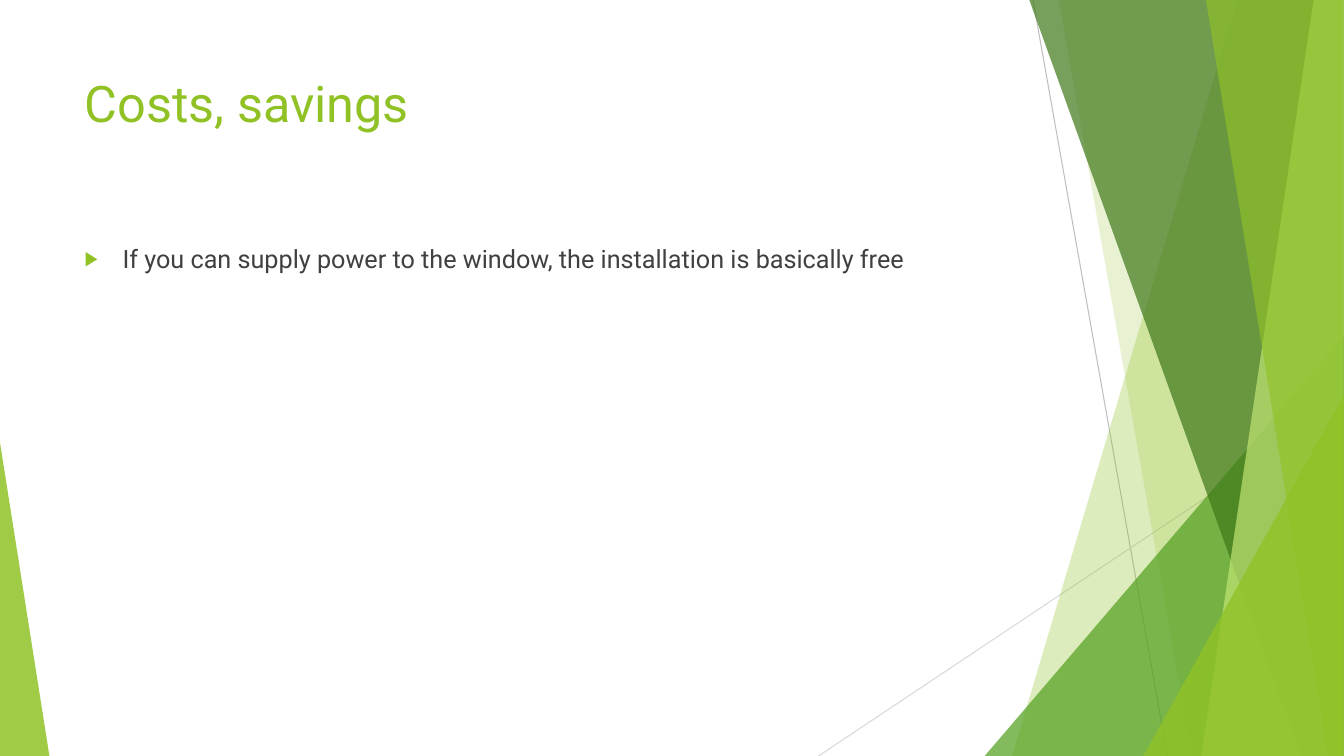
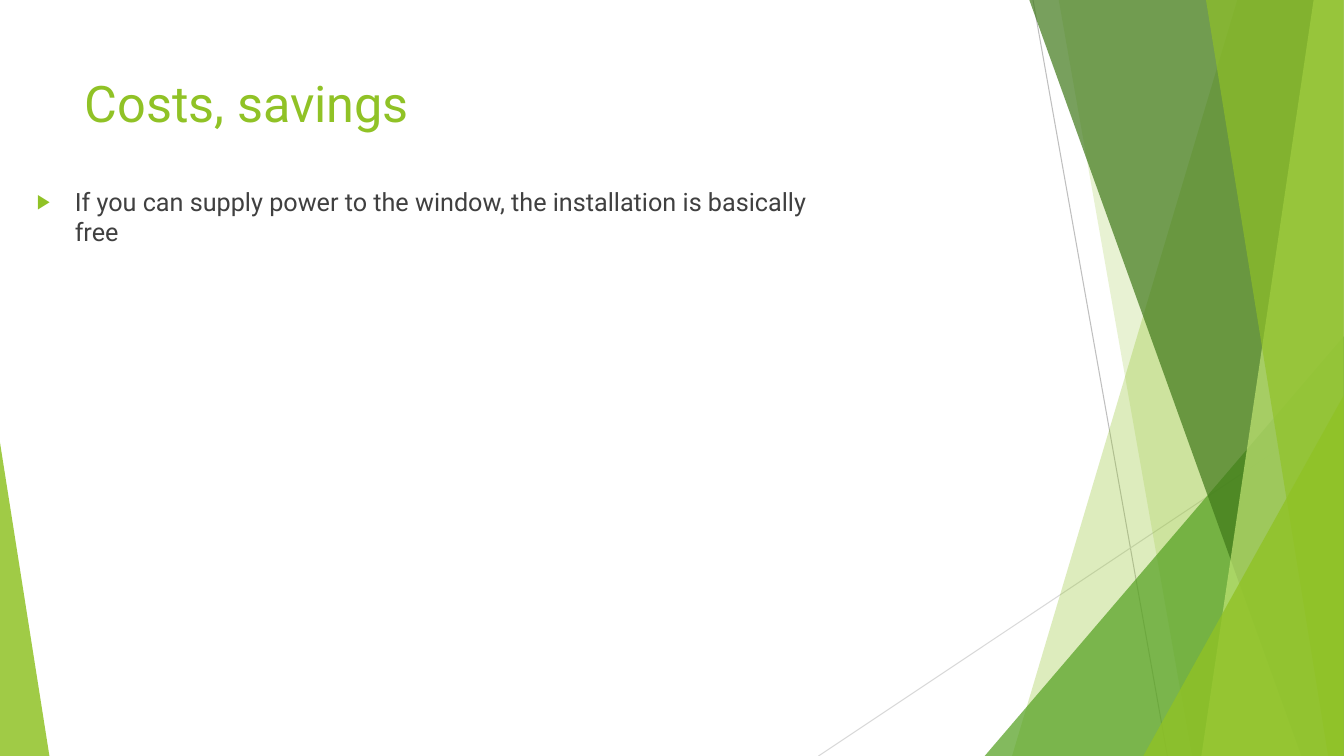
Before and after one commit to csimi97/HEKK, a slide deck: slide 6 of Documentation/Presentation.pptx. Drawn at 1344x756 pixels with LibreOffice and Linux fonts; fonts in the diff are those of the drawing. Boxes give left, top, right and bottom in pixels: in the first picture for what was removed or moved away, otherwise in the second. Text is boxed around its words. In the diff, an @@ line names an element or a change of style, - is before the commit and + after.

```diff
--- a/Documentation/Presentation.pptx
+++ b/Documentation/Presentation.pptx
@@ text "If you can supply power ..." rewrapped from (123, 249, 904, 274) to (75, 192, 806, 242) @@
```
Also in this commit, not shown: 2 other files.
